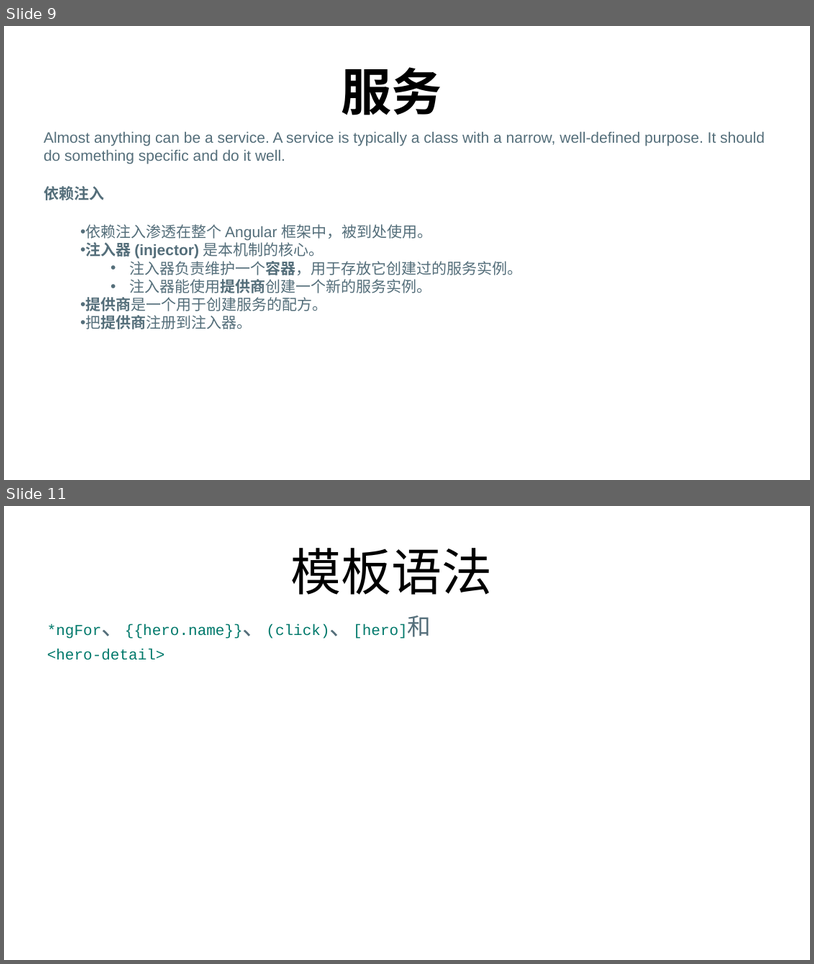
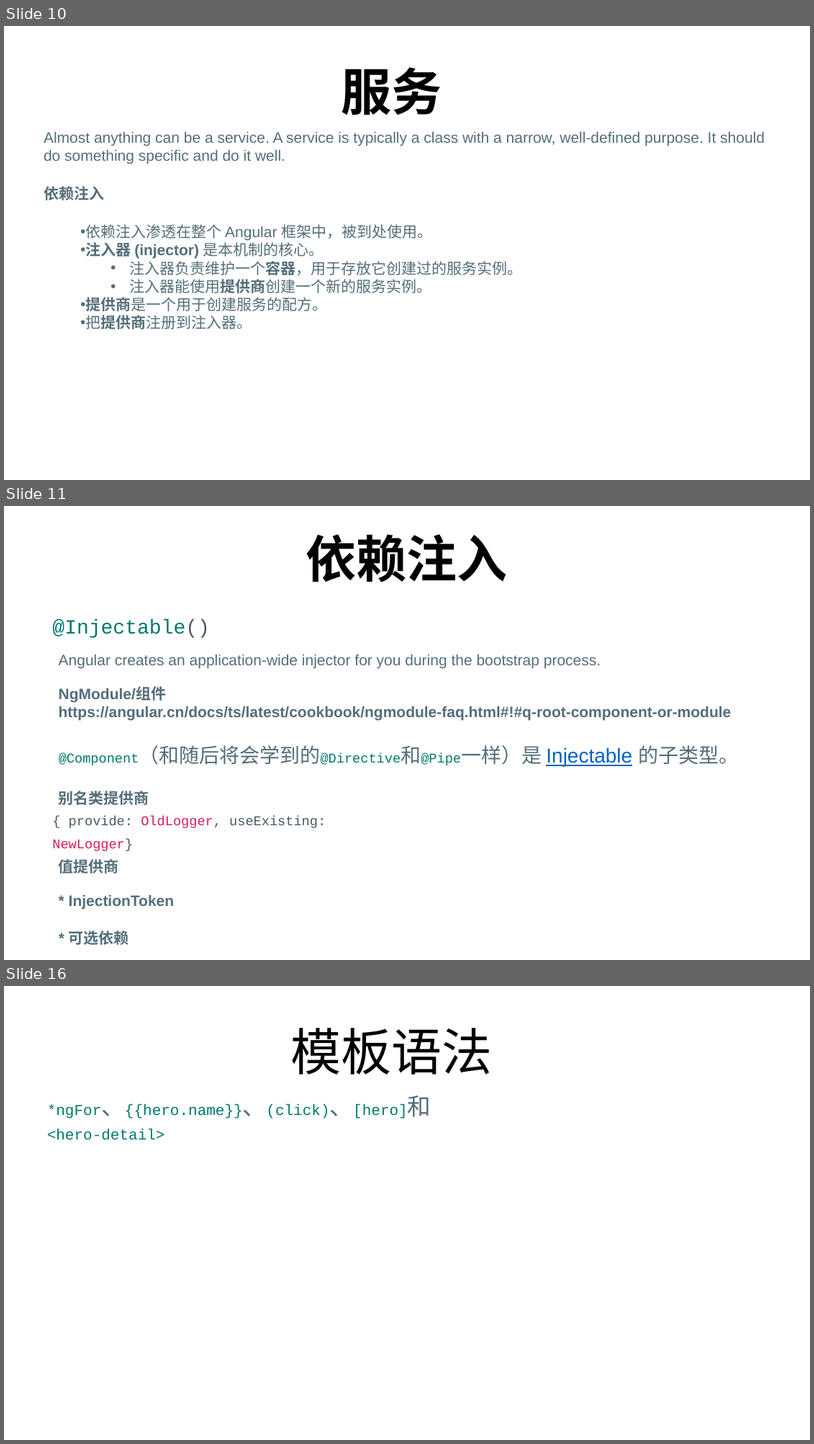
Before and after one commit to FredJiangFei/MyDocuments, a slide deck: Angular summary/Angular.pptx. Shown one above the other, each under a label of ours: slides 9 and 11 before the commit, slides 10, 11 and 16 after it; the slides between them are not shown. The pictures are 814x964 and 814x1444 pixels, drawn with LibreOffice and Linux fonts; fonts in the diff are those of the drawing. Boxes give left, top, right and bottom in pixels: in the first picture for what was removed or moved away, otherwise in the second. Text is boxed around its words. In the diff, an @@ line names an element or a change of style, - is before the commit and + after.

Commit message:
Angular summary

```diff
--- a/Angular summary/Angular.pptx
+++ b/Angular summary/Angular.pptx
@@ slide 11 added at bbox=[4, 506, 810, 960], background #FFFFFF @@
@@ title added at bbox=[306, 534, 508, 582], 60 pt, text #000000, bold @@
+依赖注入
@@ text added at bbox=[52, 620, 209, 638], 24 pt, text #00796B @@
+@Injectable()
@@ text added at bbox=[59, 654, 601, 669], 18 pt, text #546E7A @@
+Angular creates an application-wide injector for you during the bootstrap process.
@@ text added at bbox=[59, 687, 732, 721], 18 pt, text #546E7A, bold @@
+NgModule/组件
+https://angular.cn/docs/ts/latest/cookbook/ngmodule-faq.html#!#q-root-component-or-module
@@ text added at bbox=[59, 745, 739, 766], 24 pt, text #00796B @@
+@Component（和随后将会学到的@Directive和@Pipe一样）是 Injectable 的子类型。
@@ text added at bbox=[59, 790, 149, 805], 18 pt, text #546E7A, bold @@
+别名类提供商
@@ text added at bbox=[52, 816, 326, 851], 16 pt, text #455A64 @@
+{ provide: OldLogger, useExisting: NewLogger}
@@ text added at bbox=[59, 859, 119, 873], 18 pt, text #546E7A, bold @@
+值提供商
@@ text added at bbox=[69, 895, 174, 908], 18 pt, text #546E7A, bold @@
+* InjectionToken
@@ text added at bbox=[69, 930, 129, 944], 18 pt, text #546E7A, bold @@
+* 可选依赖
@@ what was slide 9 is now slide 10 @@
@@ what was slide 11 is now slide 16 @@
```
Also in this commit, not shown: 2 slides changed, 4 other slides added.
